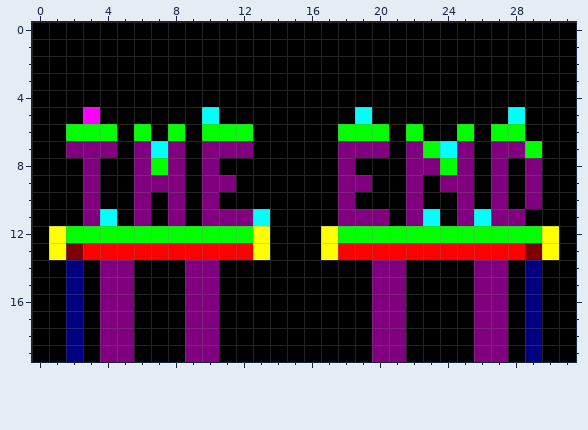
One commit to this pixel-art sprite: assets/levels/lvl11col.png. The first picture shows the starting point.
The file is 32x20 pixels.
After the commit:
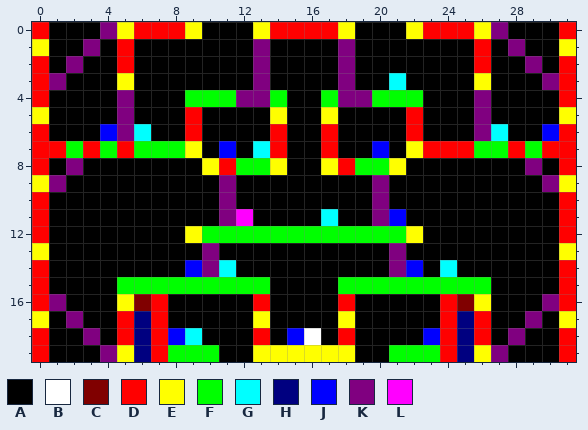
Palette (. is transparent): A #000000  B #ffffff  C #800000  D #ff0000  E #ffff00  F #00ff00  G #00ffff  H #000080  J #0000ff  K #800080  L #ff00ff
What changed:
Changed rows in their new state; - is an unchanged pixel.
first column x 0:
 0 D---KEDDDE---EDDDDE---EDDDEK---D
 1 E--K-D-------K----K-------D-K--E
 2 D-K--D-------K----K-------D--K-D
 3 DK---E-------K----K--G----E---KD
 4 D----K---FFFKKF--FKKFFF---K----D
 5 E--A-K---DA---E--E-A--D---K-A--E
 6 D-AAJKG-ADAAA-D--DAAA-D--AKGA-JD
 7 DDFDFDFFFEAJAGD--DAAJ-EDDDFFD-DD
 8 D-KA--AAA-EDFFE--EDFFEAAAA-A---D
 9 EK-A--AAA-A-------AAK-A-AA-A-AKE
10 D--A--A-A-AK------A-K-A--A-A-A-D
11 D--AA-A-A-A-LA---GAA-JAA-AAAA--D
12 DAAAAAAAAE---FFFFF----EAAAAAAAAD
13 EAAAAAAAAAKAAA---AAAAKAAAAAAAAAE
14 D-A-AA---J-G--------A-J-G-AA-A-D
15 D-A-AFFFFFFFFF----FFFFFFFFFA-A-D
16 DKA-AECD-AA--D----D-AA--DCEA-AKD
17 E-K-ADHD-AA--E----E-AA--DHDA-K-E
18 D-AKADHDJGA--D-JB-D-AA-JDHDAKA-D
19 D-A--EHDFFF--EEEEEE-AFFFDHE--A-D
Pixel boxes of the changes (left, top, right, bottom) in both pictures:
changed: (32, 22, 576, 362)
